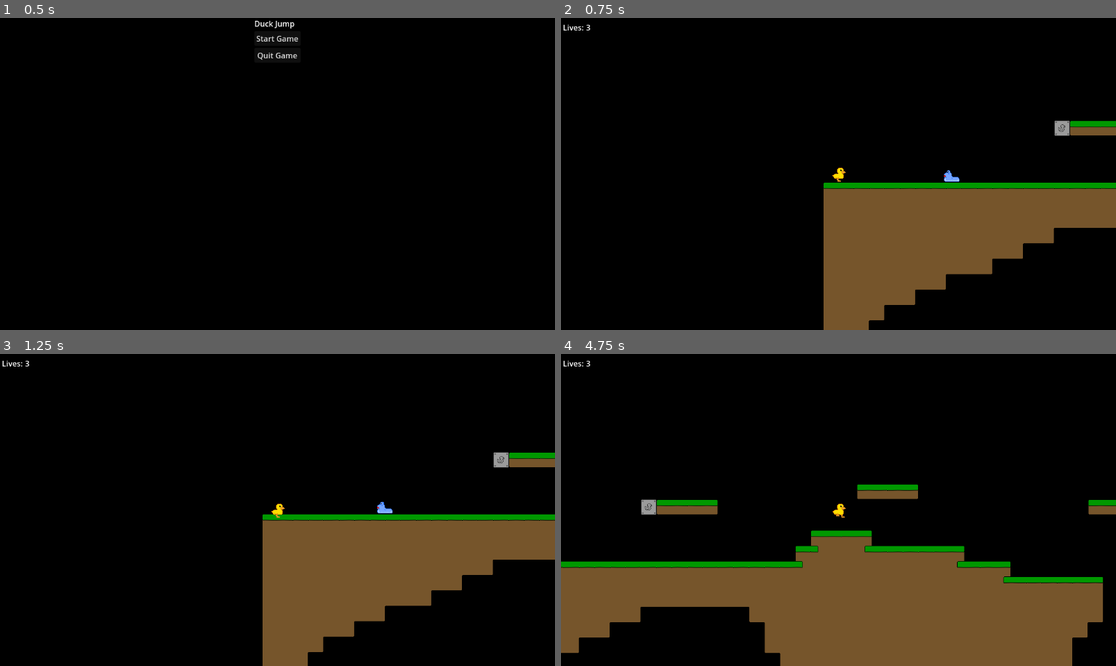
Above: before the commit, frames 1-4 (two rows, left to right).
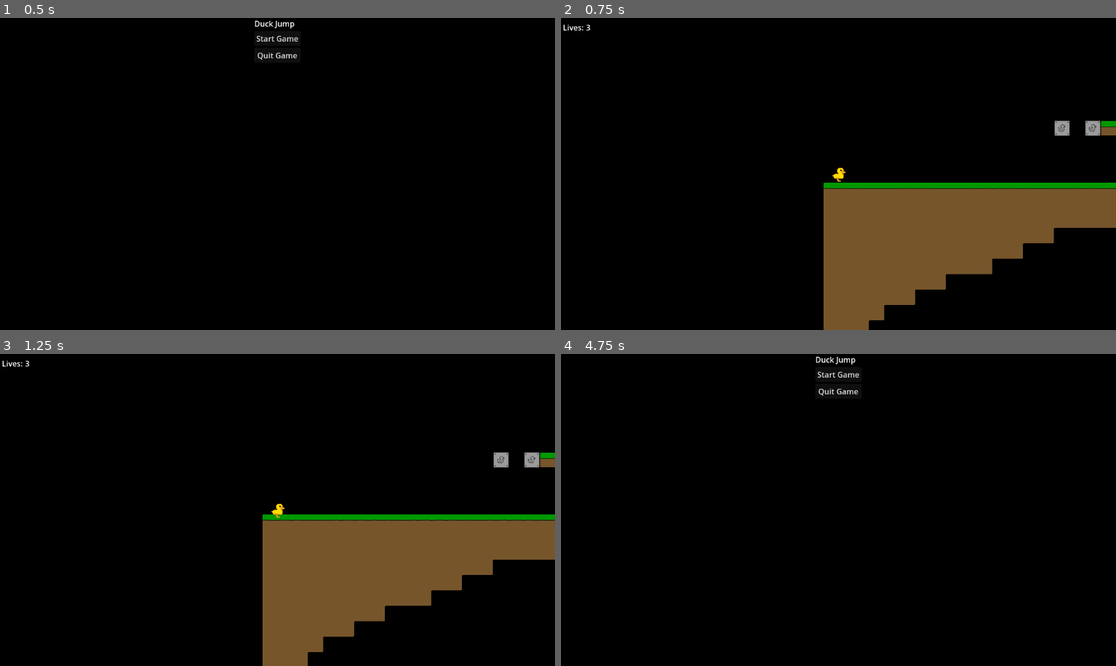
Above: after the commit, the same moments.

Repository: JakeSlaght/ducky-platformer-godot
Game: Godot game, scene res://main.tscn
Two runs of this game, one before a commit and one after it. Both use one fixed random seed, a clock stepped at 60 frames per second and the inputs below.
Inputs:
- Up to frame 1 (0.5 s): no input
- Up to frame 2 (0.75 s): click "Start Game" at 0.5 s
- Up to frame 3 (1.25 s): no input
- Up to frame 4 (4.75 s): tap Enter at 1.25 s; hold W (jump) 1.28-2.03 s; hold D (right) 1.28-2.78 s; tap Space (wall_jump, bound only before the commit) at 1.55, 2.1, 3.05, 3.6, 4.55 s; tap W (jump) at 2.27, 2.3, 2.57, 3.77, 3.8, 4.07 s; hold A (left) 2.78-3.53 s; hold W (jump) 2.78-3.53 s; hold D (right) from 3.53 s (still down); hold W (jump) from 4.28 s (still down)

Frame 1 is identical in both runs. In frame 2, 0.3% of the frame differs, in the area x 68-100%, y 32-53%; in frame 3, 0.4%; in frame 4, 29%, in the area x 0-100%, y 0-100%.

Commit message:
feat: added in a new powerup and got it working

Diff:
--- /dev/null
+++ b/acorn.gd
@@ -0,0 +1,16 @@
+extends Area2D
+
+var velocity: Vector2 = Vector2(500, 0)
+@onready var animated_sprite_2d: AnimatedSprite2D = %AnimatedSprite2D
+
+func _ready() -> void:
+	add_to_group('acorn')
+	animated_sprite_2d.play('default')
+
+func _physics_process(delta: float) -> void:
+	self.position += velocity * delta
+
+func _on_hitbox_body_entered(body: Node2D) -> void:
+	if body.is_in_group('enemies'):
+		body.queue_free()
+		queue_free()
--- /dev/null
+++ b/acorn.tscn
@@ -0,0 +1,94 @@
+[gd_scene load_steps=14 format=3 uid="uid://bg6r202uxk7bw"]
+
+[ext_resource type="Script" uid="uid://dukemvbyil0bn" path="res://acorn.gd" id="1_erywe"]
+[ext_resource type="Texture2D" uid="uid://o3inqgtty2oy" path="res://images/acorn_projectile.png" id="1_pjgfi"]
+
+[sub_resource type="AtlasTexture" id="AtlasTexture_cq1xx"]
+atlas = ExtResource("1_pjgfi")
+region = Rect2(0, 0, 32, 32)
+
+[sub_resource type="AtlasTexture" id="AtlasTexture_b8w66"]
+atlas = ExtResource("1_pjgfi")
+region = Rect2(32, 0, 32, 32)
+
+[sub_resource type="AtlasTexture" id="AtlasTexture_1665t"]
+atlas = ExtResource("1_pjgfi")
+region = Rect2(64, 0, 32, 32)
+
+[sub_resource type="AtlasTexture" id="AtlasTexture_n38tc"]
+atlas = ExtResource("1_pjgfi")
+region = Rect2(96, 0, 32, 32)
+
+[sub_resource type="AtlasTexture" id="AtlasTexture_uvbcf"]
+atlas = ExtResource("1_pjgfi")
+region = Rect2(128, 0, 32, 32)
+
+[sub_resource type="AtlasTexture" id="AtlasTexture_oj572"]
+atlas = ExtResource("1_pjgfi")
+region = Rect2(160, 0, 32, 32)
+
+[sub_resource type="AtlasTexture" id="AtlasTexture_mvgvw"]
+atlas = ExtResource("1_pjgfi")
+region = Rect2(192, 0, 32, 32)
+
+[sub_resource type="AtlasTexture" id="AtlasTexture_pslry"]
+atlas = ExtResource("1_pjgfi")
+region = Rect2(224, 0, 32, 32)
+
+[sub_resource type="SpriteFrames" id="SpriteFrames_tm3jm"]
+animations = [{
+"frames": [{
+"duration": 1.0,
+"texture": SubResource("AtlasTexture_cq1xx")
+}, {
+"duration": 1.0,
+"texture": SubResource("AtlasTexture_b8w66")
+}, {
+"duration": 1.0,
+"texture": SubResource("AtlasTexture_1665t")
+}, {
+"duration": 1.0,
+"texture": SubResource("AtlasTexture_n38tc")
+}, {
+"duration": 1.0,
+"texture": SubResource("AtlasTexture_uvbcf")
+}, {
+"duration": 1.0,
+"texture": SubResource("AtlasTexture_oj572")
+}, {
+"duration": 1.0,
+"texture": SubResource("AtlasTexture_mvgvw")
+}, {
+"duration": 1.0,
+"texture": SubResource("AtlasTexture_pslry")
+}],
+"loop": true,
+"name": &"default",
+"speed": 6.0
+}]
+
+[sub_resource type="CircleShape2D" id="CircleShape2D_7jobg"]
+radius = 3.16228
+
+[sub_resource type="CircleShape2D" id="CircleShape2D_mlkdf"]
+radius = 6.0
+
+[node name="Acorn" type="Area2D"]
+script = ExtResource("1_erywe")
+
+[node name="AnimatedSprite2D" type="AnimatedSprite2D" parent="."]
+unique_name_in_owner = true
+sprite_frames = SubResource("SpriteFrames_tm3jm")
+autoplay = "default"
+frame = 4
+frame_progress = 0.48459
+
+[node name="CollisionShape2D" type="CollisionShape2D" parent="."]
+shape = SubResource("CircleShape2D_7jobg")
+
+[node name="hitbox" type="Area2D" parent="."]
+
+[node name="CollisionShape2D" type="CollisionShape2D" parent="hitbox"]
+shape = SubResource("CircleShape2D_mlkdf")
+
+[connection signal="body_entered" from="hitbox" to="." method="_on_hitbox_body_entered"]
--- /dev/null
+++ b/acorn_powerup.gd
@@ -0,0 +1,7 @@
+extends Area2D
+
+
+func _on_body_entered(body: Node2D) -> void:
+	if body.is_in_group('player'):
+		Global.current_state = Global.PlayerState.ACORN
+		self.queue_free()
--- /dev/null
+++ b/acorn_powerup.tscn
@@ -0,0 +1,20 @@
+[gd_scene load_steps=4 format=3 uid="uid://dhx57aprh5a8r"]
+
+[ext_resource type="Script" uid="uid://d3803py6voma2" path="res://acorn_powerup.gd" id="1_n3u4m"]
+[ext_resource type="Texture2D" uid="uid://c45ha0qsu4acn" path="res://images/acorn_pickup.png" id="2_vtctq"]
+
+[sub_resource type="CircleShape2D" id="CircleShape2D_erywe"]
+radius = 5.38516
+
+[node name="AcornPowerup" type="Area2D"]
+script = ExtResource("1_n3u4m")
+
+[node name="Sprite2D" type="Sprite2D" parent="."]
+position = Vector2(0, -10)
+texture = ExtResource("2_vtctq")
+hframes = 8
+
+[node name="CollisionShape2D" type="CollisionShape2D" parent="."]
+shape = SubResource("CircleShape2D_erywe")
+
+[connection signal="body_entered" from="." to="." method="_on_body_entered"]
--- a/duck/duck.gd
+++ b/duck/duck.gd
@@ -1,44 +1,82 @@
 class_name Duck extends CharacterBody2D
 
+@onready var animated_sprite_2d: AnimatedSprite2D = %AnimatedSprite2D
 @onready var death_timer: Timer = %death_timer
-@onready var animated_sprite_2d: AnimatedSprite2D = %AnimatedSprite2D
+@onready var acorn_firing_timer: Timer = %acorn_firing_timer
+
 @export var current_map: String
 
-const SPEED = 450.0
-const JUMP_VELOCITY = -450.0
-var double_jump:bool = false
+const SPEED: float = 450.0
+const JUMP_VELOCITY: float = -450.0
 var tile_position: Vector2i
 var lives: int = 3
+
+var double_jump:bool = false
 var is_dying:bool = false
 var is_big: bool = false
+var is_firing_acorn: bool = false
+var can_fire_acorn: bool = false
+var is_jumping: bool = false
+
+var player_direction: int = 1
+
 
 func _ready() -> void:
 	SignalBus.update_lives_counter.emit(lives)
 	death_timer.connect('timeout', Callable(self, 'death_timeout'))
+	acorn_firing_timer.connect('timeout', Callable(self, 'firing_timeout'))
 
 func _physics_process(delta: float) -> void:
 	if is_dying:
 		return
 
-	var direction := Input.get_axis("left", "right")
-
 	# Add the gravity.
 	if not is_on_floor():
 		velocity += get_gravity() * delta
 
+	if Global.current_state == Global.PlayerState.ACORN and Input.is_action_just_pressed('fire'):
+		_fire_thong()
+
 	_jump()
+
+	var direction := Input.get_axis("left", "right")
 
 	if direction:
 		velocity.x = direction * SPEED
 	else:
 		velocity.x = move_toward(velocity.x, 0, SPEED)
 
+	# update animation for jumping, etc
 	move_and_slide()
-	animated_sprite_2d.flip_h = velocity.x < 0
+
+func _update_animation(direction) -> void:
+	if is_dying or is_firing_acorn:
+		return
+
+	## TODO: Create an idle and jump animation for duck!
+	## TODO: Create animations for acorn variants
+	match Global.current_state:
+		Global.PlayerState.SMALL, Global.PlayerState.BIG:
+			if is_jumping:
+				pass
+			elif direction != 0:
+				animated_sprite_2d.flip_h = velocity.x < 0
+				animated_sprite_2d.play('run')
+			else: #idle
+				pass
+		Global.PlayerState.ACORN:
+			if is_jumping:
+				pass
+			elif direction != 0:
+				animated_sprite_2d.flip_h = velocity.x < 0
+				animated_sprite_2d.play('run')
+			else: #idle
+				pass
 
 func _jump() -> void:
 		# Handle jump.
 	if Input.is_action_pressed("jump") and is_on_floor():
+		is_jumping = true
 		velocity.y = JUMP_VELOCITY
 		double_jump = !double_jump
 
@@ -57,10 +95,13 @@
 
 func _on_hit_box_body_entered(body: Node2D) -> void:
 	if body.is_in_group("enemies") and body.is_alive:
-		if is_big:
-			become_small()
-		else:
-			_handle_health()
+		match Global.current_state:
+			Global.PlayerState.SMALL:
+				_handle_health()
+			Global.PlayerState.BIG:
+				Global.current_state = Global.PlayerState.SMALL
+			Global.PlayerState.ACORN:
+				Global.current_state = Global.PlayerState. BIG
 
 func _handle_health() -> void:
 	var updated_lives = lives - 1
@@ -92,14 +133,31 @@
 	pass
 
 func become_big() -> void:
-	is_big = true
+	Global.current_state = Global.PlayerState.BIG
 	self.scale = Vector2(1.5, 1.5)
 
 func become_small() -> void:
-	is_big = false
+	Global.current_state = Global.PlayerState.SMALL
 	self.scale = Vector2(1, 1)
 
+func got_acorn() -> void:
+	Global.current_state = Global.PlayerState.ACORN
 
 func _on_feet_body_entered(body: Node2D) -> void:
 	if body.is_in_group("enemies") and body.is_alive:
 		velocity.y = JUMP_VELOCITY
+
+func _fire_thong() -> void:
+	is_firing_acorn = true
+	print('firing off acorn')
+	var acorn = load("res://acorn.tscn").instantiate()
+	acorn.global_position = Vector2(self.global_position.x, self.global_position.y - 15)
+	acorn.set('velocity', Vector2(500 * player_direction, 0))
+	print('acorn fired')
+	get_parent().add_child(acorn)
+	##TODO: create acorn firing
+	#animated_sprite_2d.play('acorn_fire')
+	acorn_firing_timer.start(1.0)
+
+func firing_timeout() -> void:
+	is_firing_acorn = false
--- a/duck/duck.tscn
+++ b/duck/duck.tscn
@@ -4,6 +4,30 @@
 [ext_resource type="Script" uid="uid://d12hvn4evofvo" path="res://duck/duck.gd" id="1_8etuo"]
 [ext_resource type="Texture2D" uid="uid://cpkokf1lqx64d" path="res://images/duck_dying.png" id="3_1n4f5"]
 [ext_resource type="Script" uid="uid://dy8dqcsrnu7a6" path="res://camera.gd" id="4_th5ro"]
+
+[sub_resource type="AtlasTexture" id="AtlasTexture_th5ro"]
+atlas = ExtResource("3_1n4f5")
+region = Rect2(0, 0, 32, 32)
+
+[sub_resource type="AtlasTexture" id="AtlasTexture_buner"]
+atlas = ExtResource("3_1n4f5")
+region = Rect2(32, 0, 32, 32)
+
+[sub_resource type="AtlasTexture" id="AtlasTexture_x12mf"]
+atlas = ExtResource("3_1n4f5")
+region = Rect2(64, 0, 32, 32)
+
+[sub_resource type="AtlasTexture" id="AtlasTexture_mo112"]
+atlas = ExtResource("3_1n4f5")
+region = Rect2(96, 0, 32, 32)
+
+[sub_resource type="AtlasTexture" id="AtlasTexture_bqwvw"]
+atlas = ExtResource("3_1n4f5")
+region = Rect2(128, 0, 32, 32)
+
+[sub_resource type="AtlasTexture" id="AtlasTexture_5ixm3"]
+atlas = ExtResource("3_1n4f5")
+region = Rect2(160, 0, 32, 32)
 
 [sub_resource type="AtlasTexture" id="AtlasTexture_r1fxg"]
 atlas = ExtResource("1_4ouwr")
@@ -29,55 +53,8 @@
 atlas = ExtResource("1_4ouwr")
 region = Rect2(160, 0, 32, 32)
 
-[sub_resource type="AtlasTexture" id="AtlasTexture_th5ro"]
-atlas = ExtResource("3_1n4f5")
-region = Rect2(0, 0, 32, 32)
-
-[sub_resource type="AtlasTexture" id="AtlasTexture_buner"]
-atlas = ExtResource("3_1n4f5")
-region = Rect2(32, 0, 32, 32)
-
-[sub_resource type="AtlasTexture" id="AtlasTexture_x12mf"]
-atlas = ExtResource("3_1n4f5")
-region = Rect2(64, 0, 32, 32)
-
-[sub_resource type="AtlasTexture" id="AtlasTexture_mo112"]
-atlas = ExtResource("3_1n4f5")
-region = Rect2(96, 0, 32, 32)
-
-[sub_resource type="AtlasTexture" id="AtlasTexture_bqwvw"]
-atlas = ExtResource("3_1n4f5")
-region = Rect2(128, 0, 32, 32)
-
-[sub_resource type="AtlasTexture" id="AtlasTexture_5ixm3"]
-atlas = ExtResource("3_1n4f5")
-region = Rect2(160, 0, 32, 32)
-
 [sub_resource type="SpriteFrames" id="SpriteFrames_duo6x"]
 animations = [{
-"frames": [{
-"duration": 1.0,
-"texture": SubResource("AtlasTexture_r1fxg")
-}, {
-"duration": 1.0,
-"texture": SubResource("AtlasTexture_q5m1m")
-}, {
-"duration": 1.0,
-"texture": SubResource("AtlasTexture_klcf8")
-}, {
-"duration": 1.0,
-"texture": SubResource("AtlasTexture_em407")
-}, {
-"duration": 1.0,
-"texture": SubResource("AtlasTexture_hxkqv")
-}, {
-"duration": 1.0,
-"texture": SubResource("AtlasTexture_mlbhw")
-}],
-"loop": true,
-"name": &"default",
-"speed": 5.0
-}, {
 "frames": [{
 "duration": 1.0,
 "texture": SubResource("AtlasTexture_th5ro")
@@ -100,6 +77,29 @@
 "loop": false,
 "name": &"die",
 "speed": 5.0
+}, {
+"frames": [{
+"duration": 1.0,
+"texture": SubResource("AtlasTexture_r1fxg")
+}, {
+"duration": 1.0,
+"texture": SubResource("AtlasTexture_q5m1m")
+}, {
+"duration": 1.0,
+"texture": SubResource("AtlasTexture_klcf8")
+}, {
+"duration": 1.0,
+"texture": SubResource("AtlasTexture_em407")
+}, {
+"duration": 1.0,
+"texture": SubResource("AtlasTexture_hxkqv")
+}, {
+"duration": 1.0,
+"texture": SubResource("AtlasTexture_mlbhw")
+}],
+"loop": true,
+"name": &"run",
+"speed": 5.0
 }]
 
 [sub_resource type="RectangleShape2D" id="RectangleShape2D_uptgx"]
@@ -121,7 +121,7 @@
 [node name="AnimatedSprite2D" type="AnimatedSprite2D" parent="."]
 unique_name_in_owner = true
 sprite_frames = SubResource("SpriteFrames_duo6x")
-autoplay = "default"
+animation = &"run"
 
 [node name="CollisionShape2D" type="CollisionShape2D" parent="."]
 position = Vector2(0, -2)
@@ -152,5 +152,8 @@
 script = ExtResource("4_th5ro")
 player = NodePath("..")
 
+[node name="acorn_firing_timer" type="Timer" parent="."]
+unique_name_in_owner = true
+
 [connection signal="body_entered" from="hit_box" to="." method="_on_hit_box_body_entered"]
 [connection signal="body_entered" from="feet" to="." method="_on_feet_body_entered"]
--- a/mystery_box.gd
+++ b/mystery_box.gd
@@ -17,7 +17,13 @@
 func _bump_block() -> void:
 	state = State.BUMPED
 	sprite_2d.frame = 1
-	Global.spawn_bread(self.global_position + Vector2(0, -20))
+
+	match Global.current_state:
+		Global.PlayerState.SMALL:
+			Global.spawn_bread(self.global_position + Vector2(0, -20))
+		Global.PlayerState.BIG, Global.PlayerState.ACORN:
+			Global.spawn_acorn(self.global_position + Vector2(0, -30))
+
 	_bump_upwards()
 	var timer = get_tree().create_timer(0.2)
 	await timer.timeout
--- a/project.godot
+++ b/project.godot
@@ -43,7 +43,7 @@
 "events": [Object(InputEventKey,"resource_local_to_scene":false,"resource_name":"","device":-1,"window_id":0,"alt_press …(192 unchanged characters)…
 ]
 }
-wall_jump={
+fire={
 "deadzone": 0.5,
 "events": [Object(InputEventKey,"resource_local_to_scene":false,"resource_name":"","device":0,"window_id":0,"alt_presse …(189 unchanged characters)…
 ]
--- a/singletons/global.gd
+++ b/singletons/global.gd
@@ -1,7 +1,16 @@
 extends Node
+
+enum PlayerState { SMALL, BIG, ACORN }
+var current_state: PlayerState = PlayerState.SMALL
 
 func spawn_bread(position: Vector2) -> void:
 	var load_of_bread_scene = load("res://load_of_bread.tscn")
 	var loaf_of_bread = load_of_bread_scene.instantiate()
 	loaf_of_bread.global_position = position
 	get_tree().root.add_child(loaf_of_bread)
+
+func spawn_acorn(position: Vector2) -> void:
+	var acorn_powerup_scene = load("res://acorn_powerup.tscn")
+	var acorn_powerup = acorn_powerup_scene.instantiate()
+	acorn_powerup.global_position = position
+	get_tree().root.add_child(acorn_powerup)
Not shown, added: acorn.gd.uid
Not shown, added: acorn_powerup.gd.uid
Binary file added: images/acorn_pickup.png
Not shown, added: images/acorn_pickup.png.import
Binary file added: images/acorn_projectile.png
Not shown, added: images/acorn_projectile.png.import
Binary file changed: images/test.png
